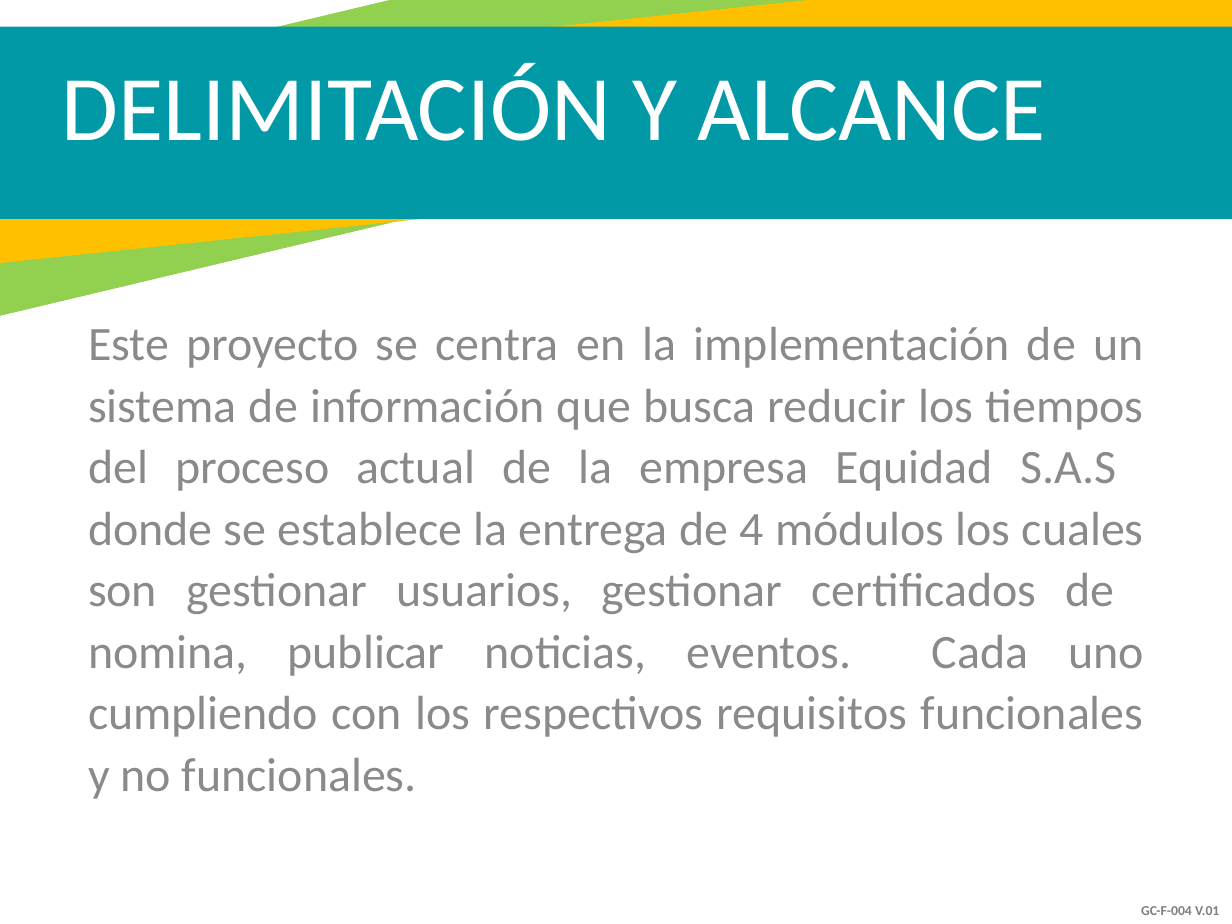
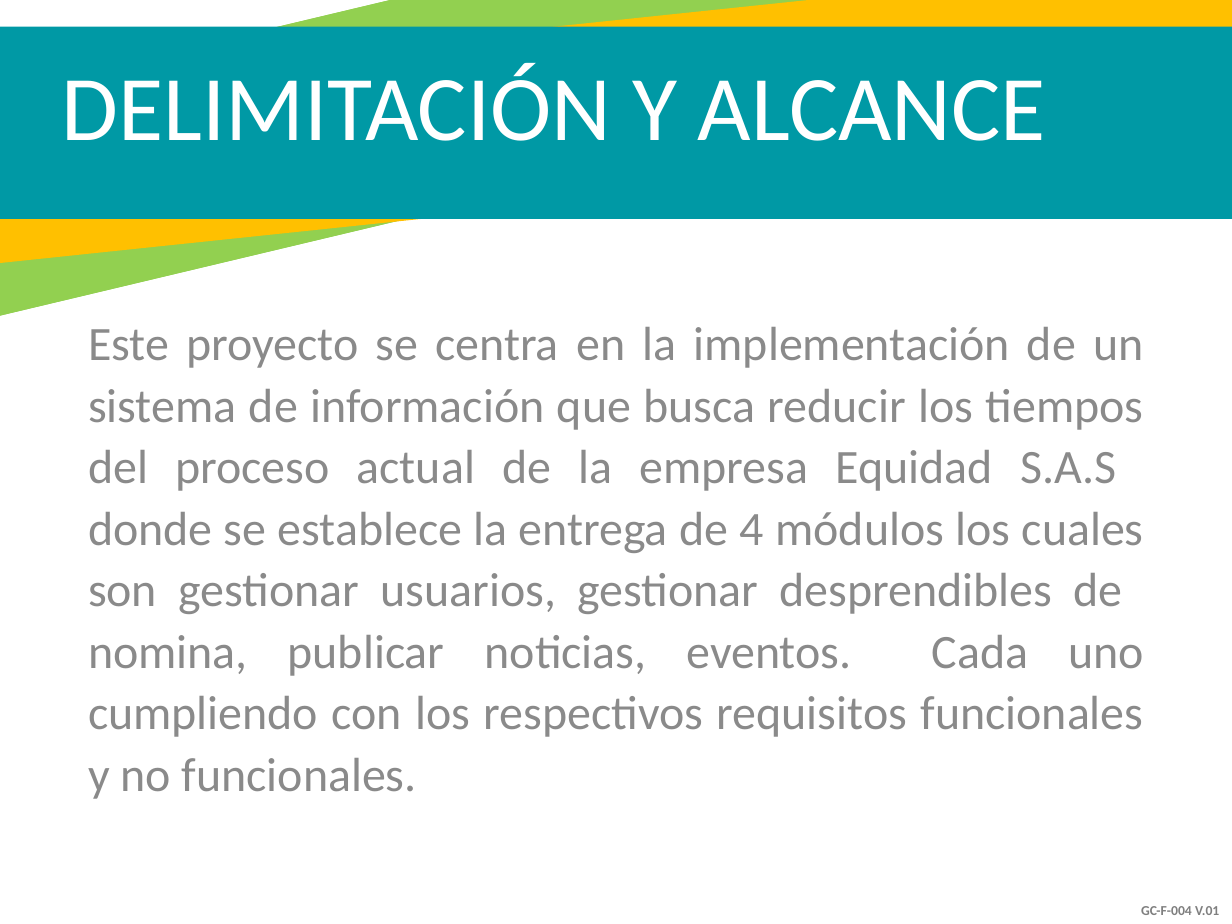
Before and after one commit to Dashell2514/AseoMatic, a slide deck: slide 11 of Documentation/AseoMatic.pptx. Drawn at 1232x924 pixels with LibreOffice and Linux fonts; fonts in the diff are those of the drawing. Boxes give left, top, right and bottom in pixels: in the first picture for what was removed or moved away, otherwise in the second. Text is boxed around its words. In the diff, an @@ line names an element or a change of style, - is before the commit and + after.

```diff
--- a/Documentation/AseoMatic.pptx
+++ b/Documentation/AseoMatic.pptx
@@ text at [88, 327, 1144, 799]: text changed @@
-Este proyecto se centra en la implementación de un sistema de información que busca reducir los tiempos del proceso actual de la empresa Equidad S.A.S donde se establece la entrega de 4 módulos los cuales son gestionar usuarios, gestionar certificados de nomina, publicar noticias, eventos. Cada uno cumpliendo con los respectivos requisitos funcionales y no funcionales.
+Este proyecto se centra en la implementación de un sistema de información que busca reducir los tiempos del proceso actual de la empresa Equidad S.A.S donde se establece la entrega de 4 módulos los cuales son gestionar usuarios, gestionar desprendibles de nomina, publicar noticias, eventos. Cada uno cumpliendo con los respectivos requisitos funcionales y no funcionales.
```
Also in this commit, not shown: 14 other slides changed, 1 slide added, 1 slide removed, 29 other files.
